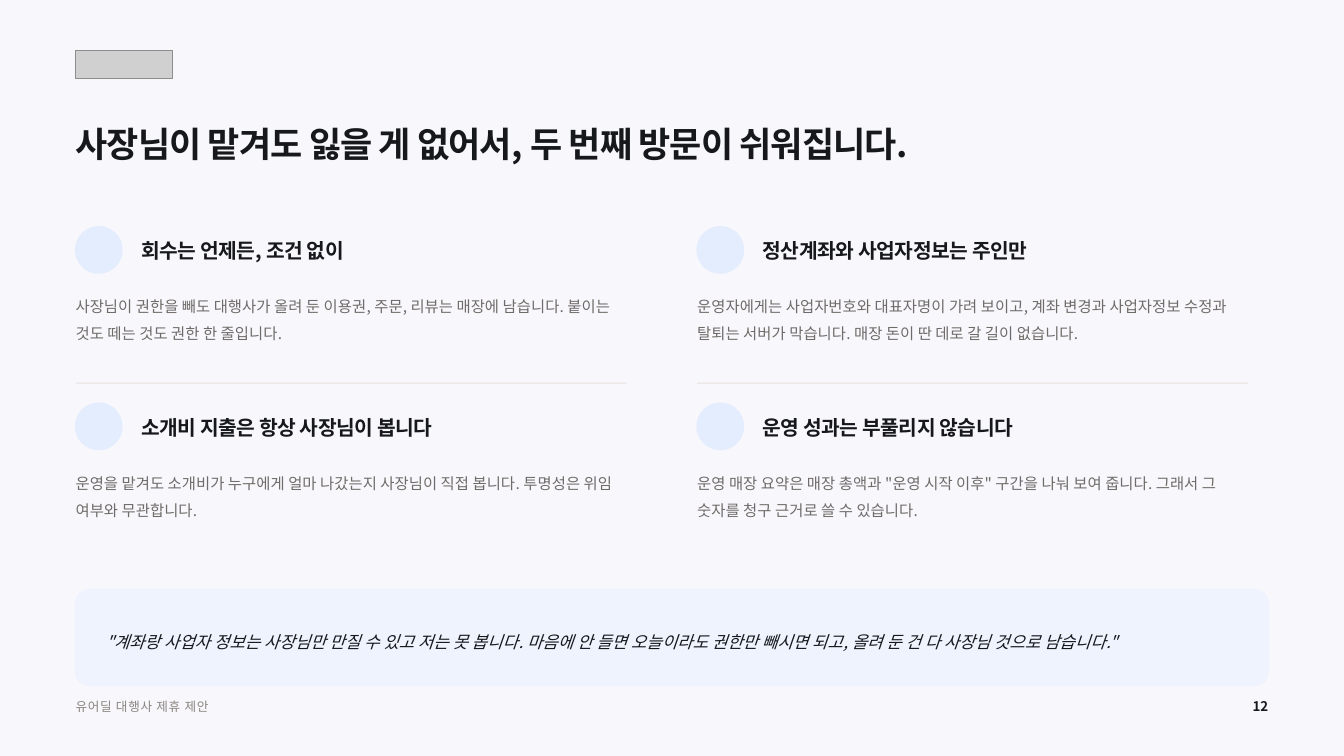
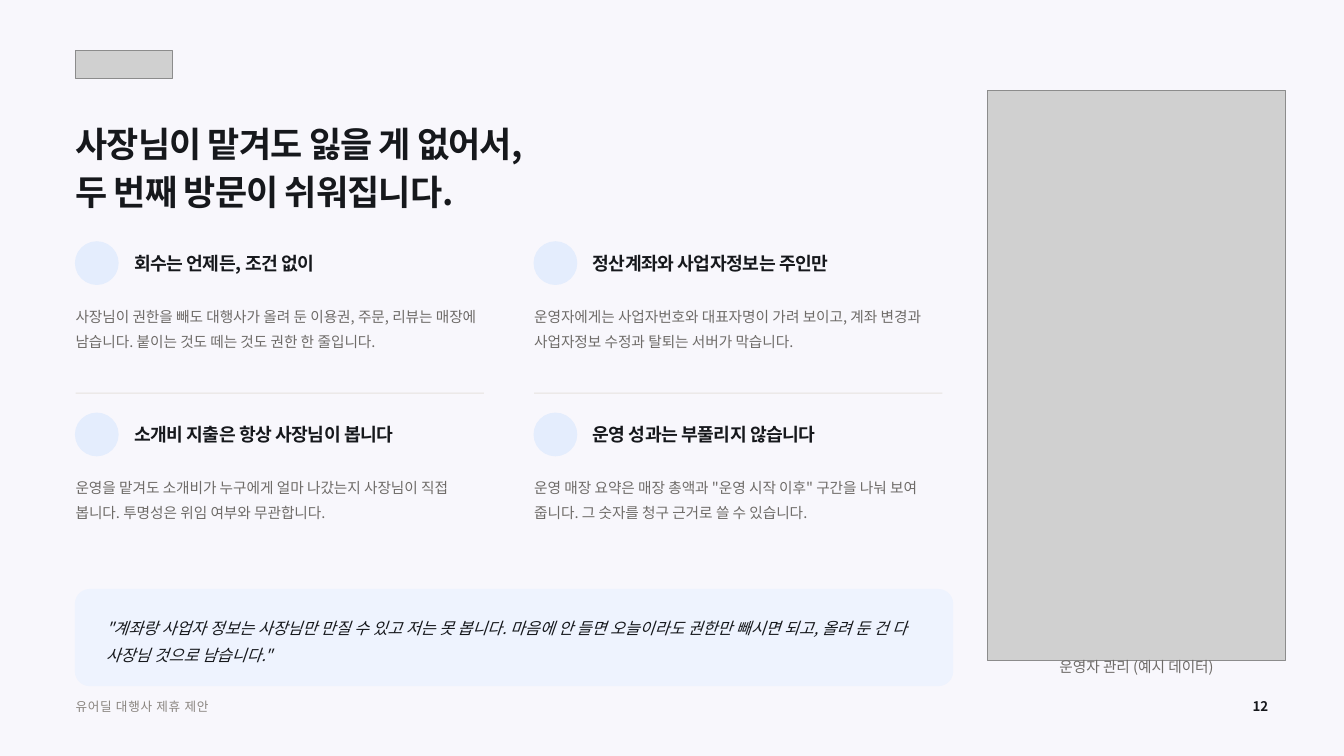
Before and after one commit to tobe2111/ur-live, a slide deck: slide 12 of docs/business/proposals/urdeal-agency-proposal.pptx. Drawn at 1344x756 pixels with LibreOffice and Linux fonts; fonts in the diff are those of the drawing; grey boxes stand for pictures; background and template pictures are left out. Boxes give left, top, right and bottom in pixels: in the first picture for what was removed or moved away, otherwise in the second. Text is boxed around its words. In the diff, an @@ line names an element or a change of style, - is before the commit and + after.

```diff
--- a/docs/business/proposals/urdeal-agency-proposal.pptx
+++ b/docs/business/proposals/urdeal-agency-proposal.pptx
@@ picture added at (987, 90, 1286, 660) @@
@@ text at (76, 127, 523, 208): text changed @@
-사장님이 맡겨도 잃을 게 없어서, 두 번째 방문이 쉬워집니다.
+사장님이 맡겨도 잃을 게 없어서,
+두 번째 방문이 쉬워집니다.
@@ ellipse: place and size @@
-ellipse at (76, 227, 122, 273)
+ellipse at (76, 242, 118, 284)
@@ text "회수는 언제든, 조건 없이": place and size @@
-text "회수는 언제든, 조건 없이" at (141, 241, 344, 262)
+text "회수는 언제든, 조건 없이" at (134, 254, 315, 274)
@@ ellipse: place and size @@
-ellipse at (698, 227, 744, 273)
+ellipse at (534, 242, 577, 284)
@@ size 14.5 to 13 pt in 4 elements at (134, 425, 393, 443), (134, 254, 315, 274), (593, 425, 816, 443), (593, 254, 828, 272) @@
@@ text "정산계좌와 사업자정보는 주인만": place and size @@
-text "정산계좌와 사업자정보는 주인만" at (763, 241, 1027, 260)
+text "정산계좌와 사업자정보는 주인만" at (593, 254, 828, 272)
@@ text "사장님이 권한을 빼도 대행사가 올려 ..." at (76, 310, 476, 348): size 11 to 10.5 pt; line spacing 1.45 to 1.42 @@
@@ text "사장님이 권한을 빼도 대행사가 올려 ...": place and size @@
-text "사장님이 권한을 빼도 대행사가 올려 ..." at (76, 299, 610, 340)
+text "사장님이 권한을 빼도 대행사가 올려 ..." at (76, 310, 476, 348)
@@ text at (534, 310, 921, 348): text changed; size 11 to 10.5 pt @@
-운영자에게는 사업자번호와 대표자명이 가려 보이고, 계좌 변경과 사업자정보 수정과 탈퇴는 서버가 막습니다. 매장 돈이 딴 데로 갈 길이 없습니다.
+운영자에게는 사업자번호와 대표자명이 가려 보이고, 계좌 변경과 사업자정보 수정과 탈퇴는 서버가 막습니다.
@@ ellipse: place and size @@
-ellipse at (76, 403, 122, 450)
+ellipse at (76, 413, 118, 456)
@@ line moved from (76, 383) - (627, 383) to (76, 393) - (484, 393) @@
@@ text "소개비 지출은 항상 사장님이 봅니다": place and size @@
-text "소개비 지출은 항상 사장님이 봅니다" at (141, 418, 432, 437)
+text "소개비 지출은 항상 사장님이 봅니다" at (134, 425, 393, 443)
@@ ellipse: place and size @@
-ellipse at (698, 403, 744, 450)
+ellipse at (534, 413, 577, 456)
@@ line moved from (698, 383) - (1248, 383) to (534, 393) - (943, 393) @@
@@ text "운영 성과는 부풀리지 않습니다": place and size @@
-text "운영 성과는 부풀리지 않습니다" at (763, 418, 1013, 437)
+text "운영 성과는 부풀리지 않습니다" at (593, 425, 816, 443)
@@ text "운영을 맡겨도 소개비가 누구에게 얼마 ..." at (76, 481, 448, 519): size 11 to 10.5 pt; line spacing 1.45 to 1.42 @@
@@ text at (534, 481, 917, 519): text changed; size 11 to 10.5 pt @@
-운영 매장 요약은 매장 총액과 "운영 시작 이후" 구간을 나눠 보여 줍니다. 그래서 그 숫자를 청구 근거로 쓸 수 있습니다.
+운영 매장 요약은 매장 총액과 "운영 시작 이후" 구간을 나눠 보여 줍니다. 그 숫자를 청구 근거로 쓸 수 있습니다.
@@ rounded rectangle: place and size @@
-rounded rectangle at (76, 590, 1268, 686)
+rounded rectangle at (76, 590, 953, 686)
@@ text ""계좌랑 사업자 정보는 사장님만 만질 ..." at (106, 620, 907, 663): size 12 to 11.5 pt @@
@@ text added at (1059, 659, 1213, 675), 10.5 pt, text #6E6B68 @@
+운영자 관리 (예시 데이터)
```
Also in this commit, not shown: 3 other slides changed, 9 other files.
